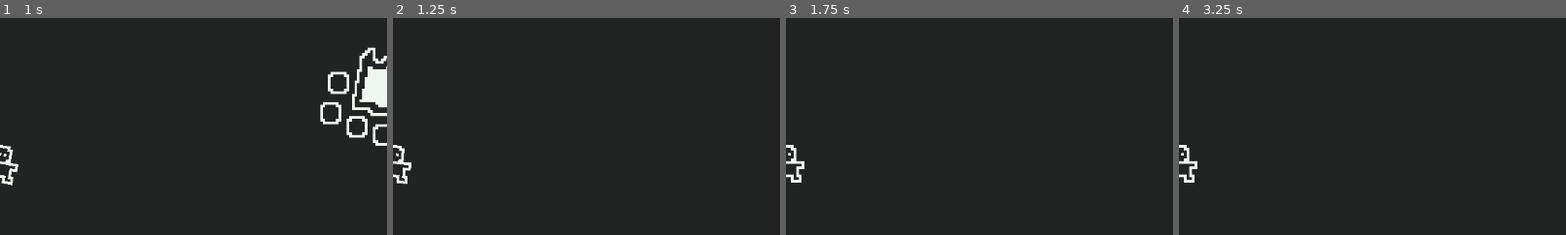
Above: before the commit, frames 1-4 (left to right).
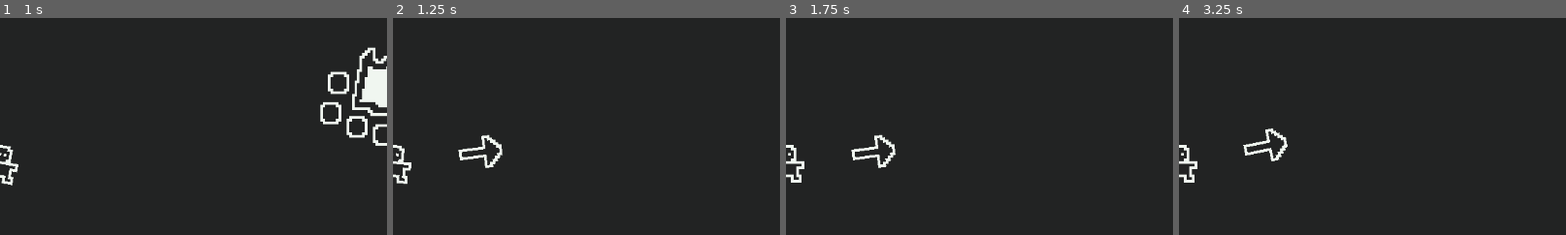
Above: after the commit, the same moments.

Repository: ArthurNaue/survival
Game: Godot game, scene res://scenes/world/root/world.tscn
The game is run twice, just before and just after one commit, with the same random seed, the same clock (stepped at 60 frames per second) and the same inputs.
Inputs (mouse positions are % of the whole screen's width and height, from its top left):
- Up to frame 1 (1 s): move the mouse to (72, 45) at 0.52 s; hold A (A) from 0.53 s (still down); tap D (D) at 0.8 s
- Up to frame 2 (1.25 s): keep holding A (A)
- Up to frame 3 (1.75 s): move the mouse to (30, 55) at 1.27 s; release A (A) at 1.28 s; tap D (D) at 1.35 s; tap E (E) at 1.55 s
- Up to frame 4 (3.25 s): tap Enter at 2 s; move the mouse to (60, 28) at 2.02 s; tap E (E) at 2.1 s; tap R (R) at 2.3, 2.85 s; tap Space at 2.75 s; move the mouse to (45, 70) at 2.77 s; tap S (S) at 3.05 s
The pictures show only the part of the screen within x 50-100%, y 16-66%; the shares and areas given below are measured in that part.

Frame 1 is identical in both runs. In frame 2, 0.5% of the frame differs, in the area x 16-29%, y 53-70%; in frame 3, 0.5%; in frame 4, 0.5%.

Commit message:
adicionei uma seta que aponta pra campfire

Diff:
--- /dev/null
+++ b/scenes/arrow/root/arrow.tscn
@@ -0,0 +1,13 @@
+[gd_scene load_steps=3 format=3 uid="uid://cwdurmdeu7xlw"]
+
+[ext_resource type="Script" path="res://scripts/arrow/root/arrow.gd" id="1_vtp8k"]
+[ext_resource type="Texture2D" uid="uid://bc6yj66d1kisy" path="res://assets/images/arrow/root/arrow.png" id="2_vco88"]
+
+[node name="arrow" type="Node2D"]
+script = ExtResource("1_vtp8k")
+
+[node name="sprite" type="Sprite2D" parent="."]
+position = Vector2(25, 0)
+rotation = 1.5708
+texture = ExtResource("2_vco88")
+offset = Vector2(0, -8)
--- a/scenes/entities/player/root/player.tscn
+++ b/scenes/entities/player/root/player.tscn
@@ -1,10 +1,11 @@
-[gd_scene load_steps=11 format=3 uid="uid://brqvbt8euur7w"]
+[gd_scene load_steps=12 format=3 uid="uid://brqvbt8euur7w"]
 
 [ext_resource type="Script" path="res://scripts/entities/player/root/player.gd" id="1_7lwcm"]
 [ext_resource type="Texture2D" uid="uid://cxhk02miteual" path="res://assets/images/player/root/player.png" id="1_nwyi2"]
-[ext_resource type="Texture2D" uid="uid://do1x18g15gwvu" path="res://assets/images/constructions/wallConstructions/refinedWoodWall/root/refinedWoodWall.png" id="5_3v73j"]
+[ext_resource type="Texture2D" uid="uid://bi7hkr6a1l276" path="res://assets/images/constructions/wallConstructions/refinedWoodWall/root/refinedWoodWall.png" id="5_3v73j"]
 [ext_resource type="Texture2D" uid="uid://w1juspoi5ey1" path="res://assets/images/constructions/furnance/root/furnance.png" id="5_oeo6j"]
 [ext_resource type="Texture2D" uid="uid://dc7fi78xt52iu" path="res://assets/images/constructions/craftingStation/root/crafting station.png" id="6_es71t"]
+[ext_resource type="PackedScene" uid="uid://cwdurmdeu7xlw" path="res://scenes/arrow/root/arrow.tscn" id="6_lm1li"]
 
 [sub_resource type="RectangleShape2D" id="RectangleShape2D_7l67m"]
 size = Vector2(13, 14)
@@ -159,6 +160,8 @@
 bbcode_enabled = true
 text = "[center]STATS"
 
+[node name="campfireArrow" parent="." instance=ExtResource("6_lm1li")]
+
 [connection signal="pressed" from="gui/furnance/furnanceButton" to="." method="_on_furnance_button_pressed"]
 [connection signal="pressed" from="gui/craftingStation/craftingStationButton" to="." method="_on_crafting_station_button_pressed"]
 [connection signal="pressed" from="gui/refinedWoodWall/refinedWoodWallButton" to="." method="_on_refined_wood_wall_button_pressed"]
--- /dev/null
+++ b/scripts/arrow/root/arrow.gd
@@ -0,0 +1,11 @@
+extends Node2D
+
+@onready var campfire := WorldManager.get_world().get_node("campfire")
+
+func _process(_delta: float) -> void:
+	var distance = global_position.distance_to(campfire.global_position)
+	if distance <= 150:
+		visible = false
+	else:
+		visible = true
+	look_at(campfire.global_position)
Binary file added: assets/images/arrow/root/arrow.png
Not shown, added: assets/images/arrow/root/arrow.png.import
